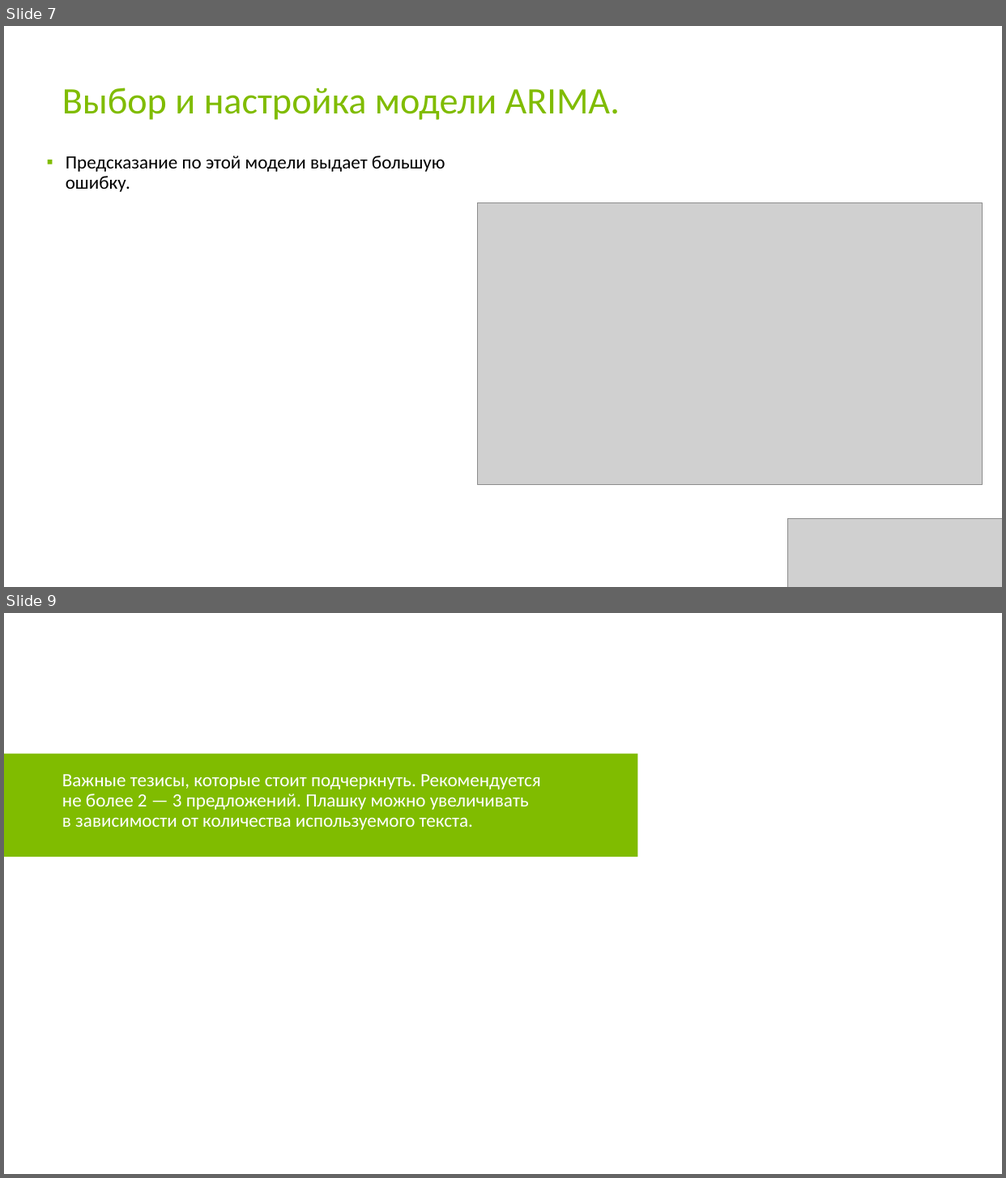
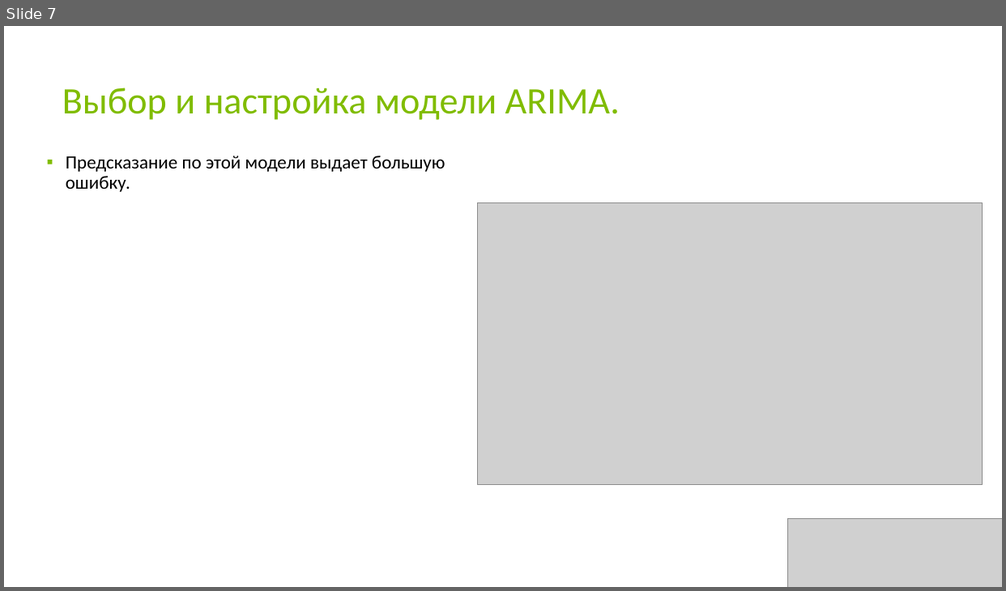
Before and after one commit to KseniyaSilenkova/-Final_examination_Switzerland, a slide deck: Презентация.pptx. Shown one above the other, each under a label of ours: slides 7 and 9 before the commit, slide 7 after it; the slides between them are not shown. The pictures are 1006x1178 and 1006x591 pixels, drawn with LibreOffice and Linux fonts; fonts in the diff are those of the drawing; grey boxes stand for pictures. Boxes give left, top, right and bottom in pixels: in the first picture for what was removed or moved away, otherwise in the second. Text is boxed around its words. In the diff, an @@ line names an element or a change of style, - is before the commit and + after.

```diff
--- a/Презентация.pptx
+++ b/Презентация.pptx
@@ slide 9 removed at <box>4,613,1002,1174</box>, background #FFFFFF @@
@@ freeform shape removed at <box>4,754,638,857</box> @@
@@ subtitle removed at <box>62,774,541,830</box> @@
-Важные тезисы, которые стоит подчеркнуть. Рекомендуется
-не более 2 — 3 предложений. Плашку можно увеличивать
-в зависимости от количества используемого текста.
```
Also in this commit, not shown: 1 slide changed, 4 slides added, 16 other slides removed.
